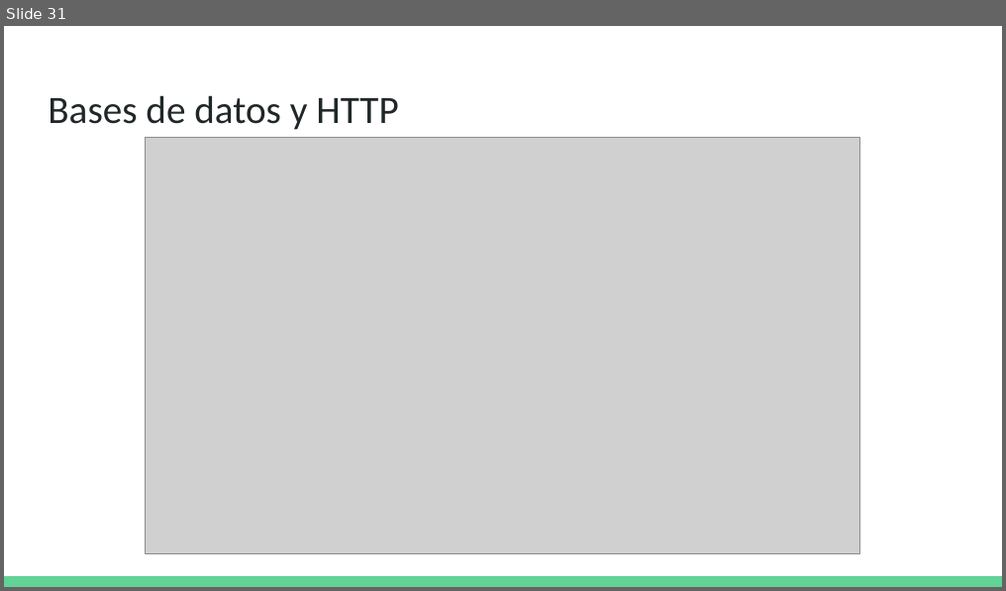
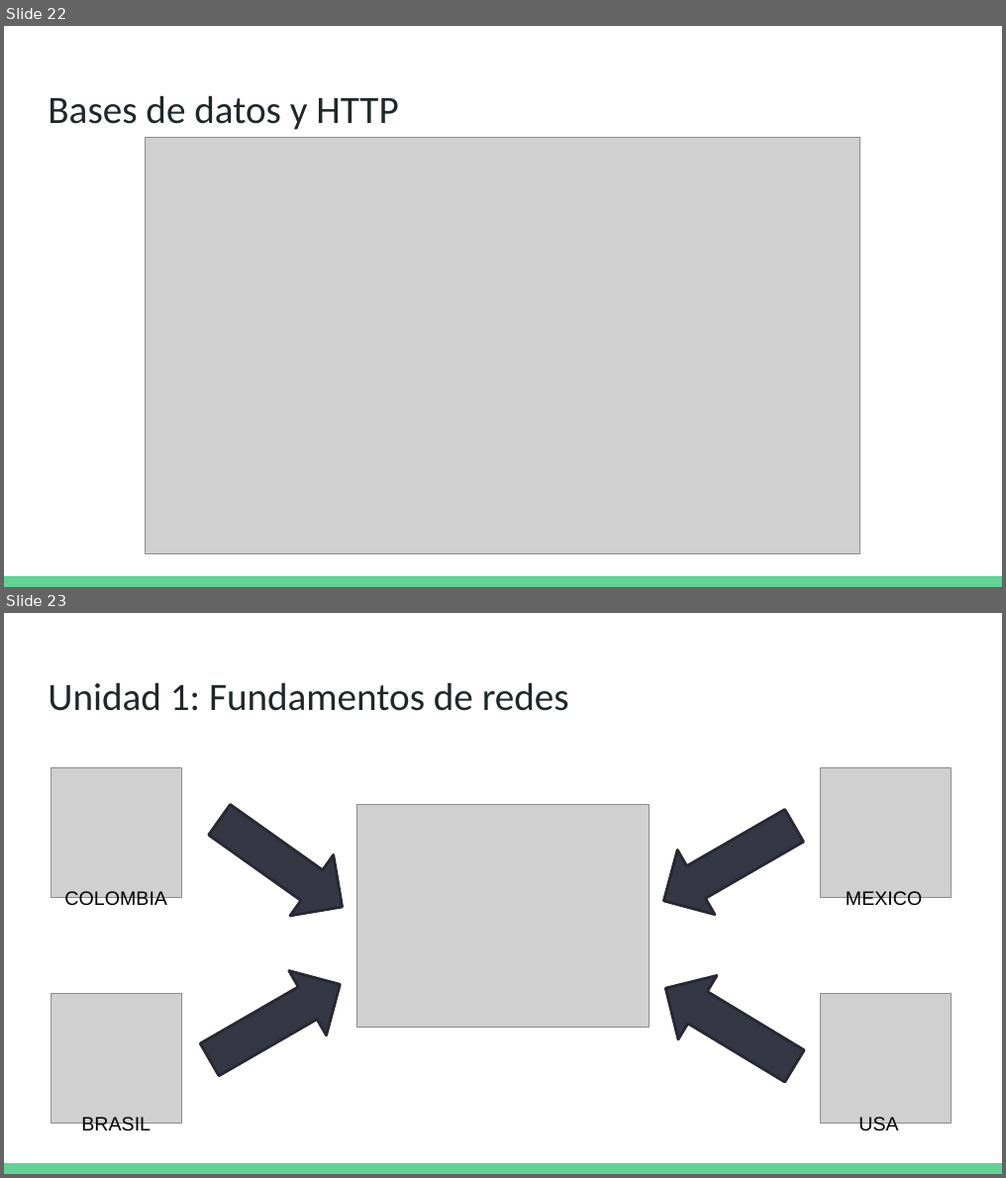
Before and after one commit to Domiciano/ProgramRed192, a slide deck: Clase1/Programa 192.pptx. Shown one above the other, each under a label of ours: slide 31 before the commit, slides 22 and 23 after it. The pictures are 1006x591 and 1006x1178 pixels, drawn with LibreOffice and Linux fonts; fonts in the diff are those of the drawing; grey boxes stand for pictures. Boxes give left, top, right and bottom in pixels: in the first picture for what was removed or moved away, otherwise in the second. Text is boxed around its words. In the diff, an @@ line names an element or a change of style, - is before the commit and + after.

```diff
--- a/Clase1/Programa 192.pptx
+++ b/Clase1/Programa 192.pptx
@@ slide 23 added at (x1=4, y1=613, x2=1002, y2=1174), background #FFFFFF; not listed: 1 template element that a slide beside it also shows @@
@@ title added at (x1=48, y1=682, x2=569, y2=711), 28 pt, text #202729 @@
+Unidad 1: Fundamentos de redes
@@ picture added at (x1=51, y1=767, x2=180, y2=897) @@
@@ down arrow added at (x1=198, y1=789, x2=364, y2=937), fill #353744, outline #272932 2 pt @@
@@ picture added at (x1=821, y1=767, x2=950, y2=897) @@
@@ picture added at (x1=357, y1=805, x2=649, y2=1028) @@
@@ down arrow added at (x1=646, y1=793, x2=813, y2=933), fill #353744, outline #272932 2 pt @@
@@ text added at (x1=64, y1=891, x2=167, y2=910), 14 pt, text #000000 @@
+COLOMBIA
@@ text added at (x1=846, y1=891, x2=922, y2=910), 14 pt, text #000000 @@
+MEXICO
@@ down arrow added at (x1=191, y1=953, x2=358, y2=1093), fill #353744, outline #272932 2 pt @@
@@ down arrow added at (x1=647, y1=957, x2=814, y2=1099), fill #353744, outline #272932 2 pt @@
@@ picture added at (x1=51, y1=993, x2=180, y2=1123) @@
@@ picture added at (x1=821, y1=993, x2=950, y2=1123) @@
@@ text added at (x1=81, y1=1117, x2=151, y2=1136), 14 pt, text #000000 @@
+BRASIL
@@ text added at (x1=858, y1=1117, x2=898, y2=1136), 14 pt, text #000000 @@
+USA
@@ what was slide 31 is now slide 22 @@
```
Also in this commit, not shown: 2 slides changed, 12 other slides added, 14 slides removed, 1 other file.
